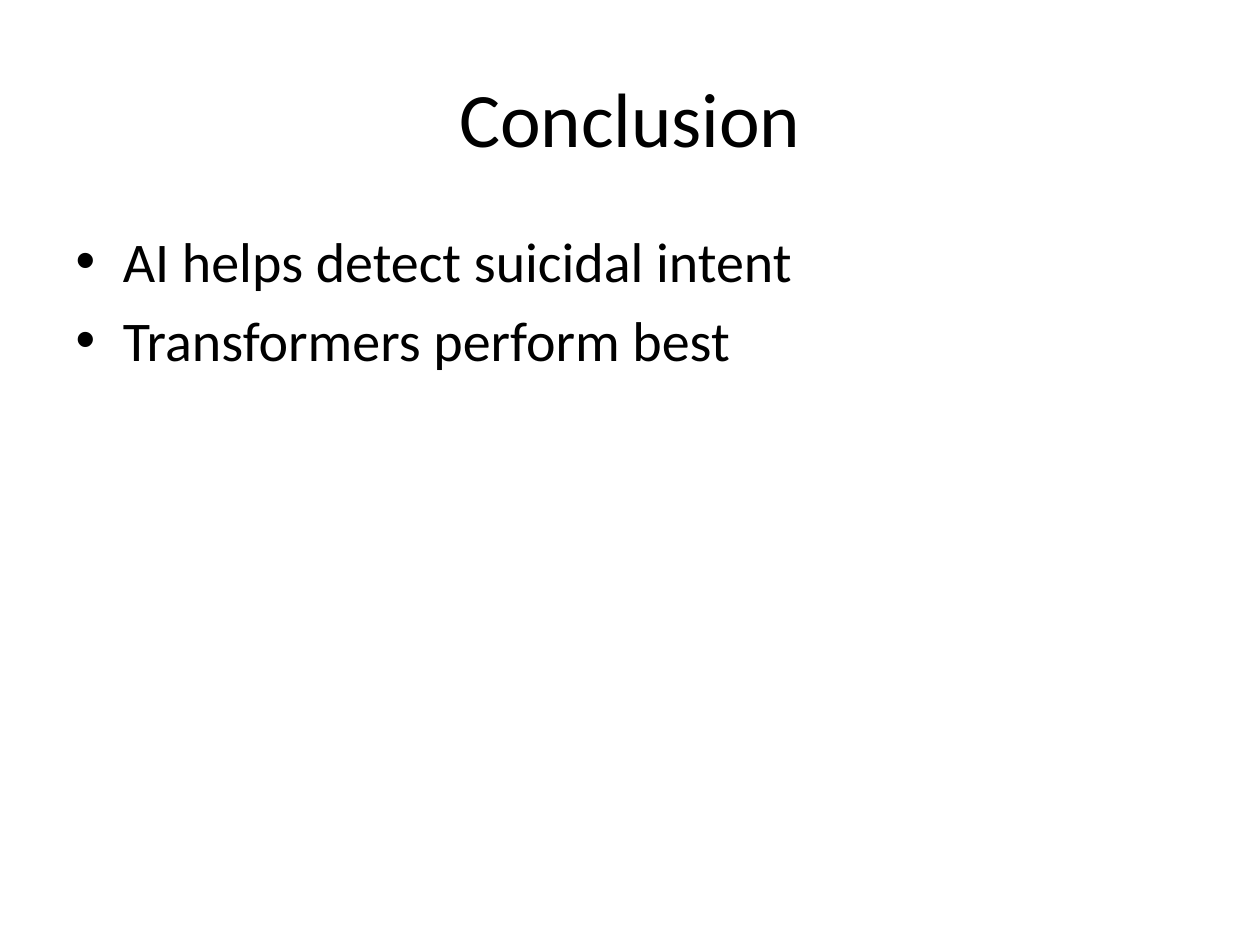
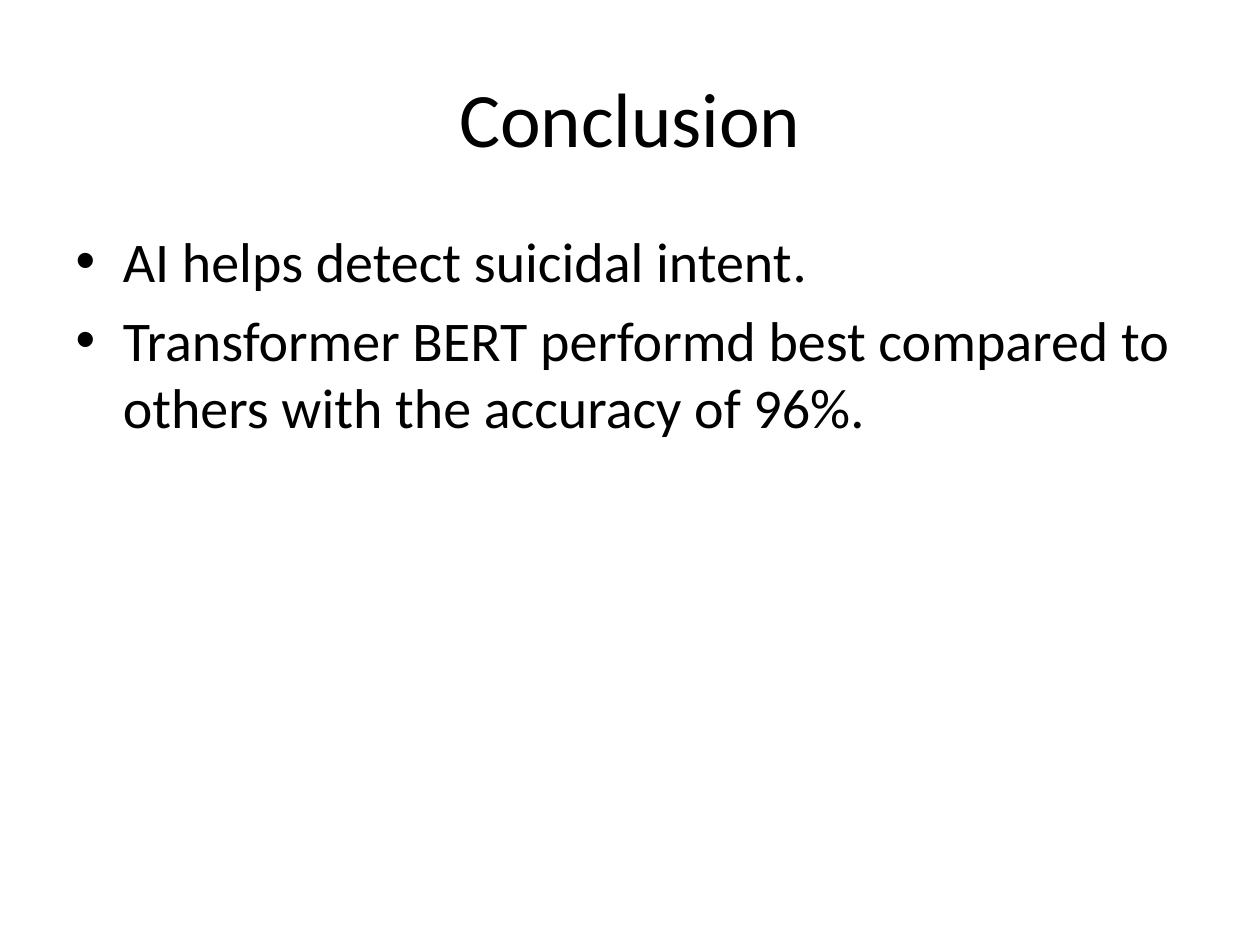
Before and after one commit to Keerthick2309/Suicidal-Detection-AI, a slide deck: slide 11 of Suicide_AI_Project_Presentation.pptx. Drawn at 1260x945 pixels with LibreOffice and Linux fonts; fonts in the diff are those of the drawing. Boxes give left, top, right and bottom in pixels: in the first picture for what was removed or moved away, otherwise in the second. Text is boxed around its words. In the diff, an @@ line names an element or a change of style, - is before the commit and + after.

```diff
--- a/Suicide_AI_Project_Presentation.pptx
+++ b/Suicide_AI_Project_Presentation.pptx
@@ text at [123,243,1169,437]: text changed @@
-• AI helps detect suicidal intent
-• Transformers perform best
+• AI helps detect suicidal intent.
+• Transformer BERT performd best compared to others with the accuracy of 96%.
```
Also in this commit, not shown: 7 other slides changed, 1 slide removed.
